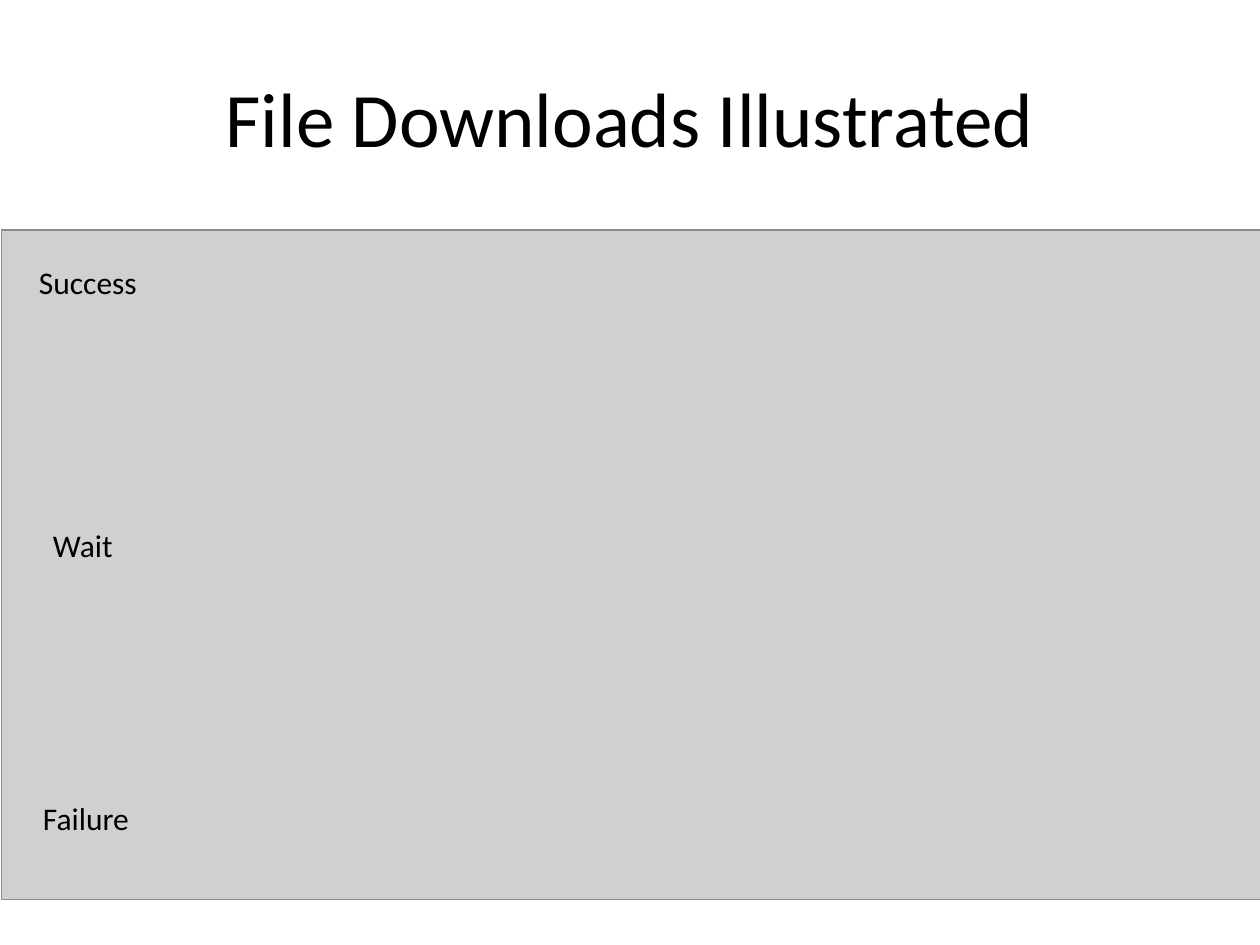
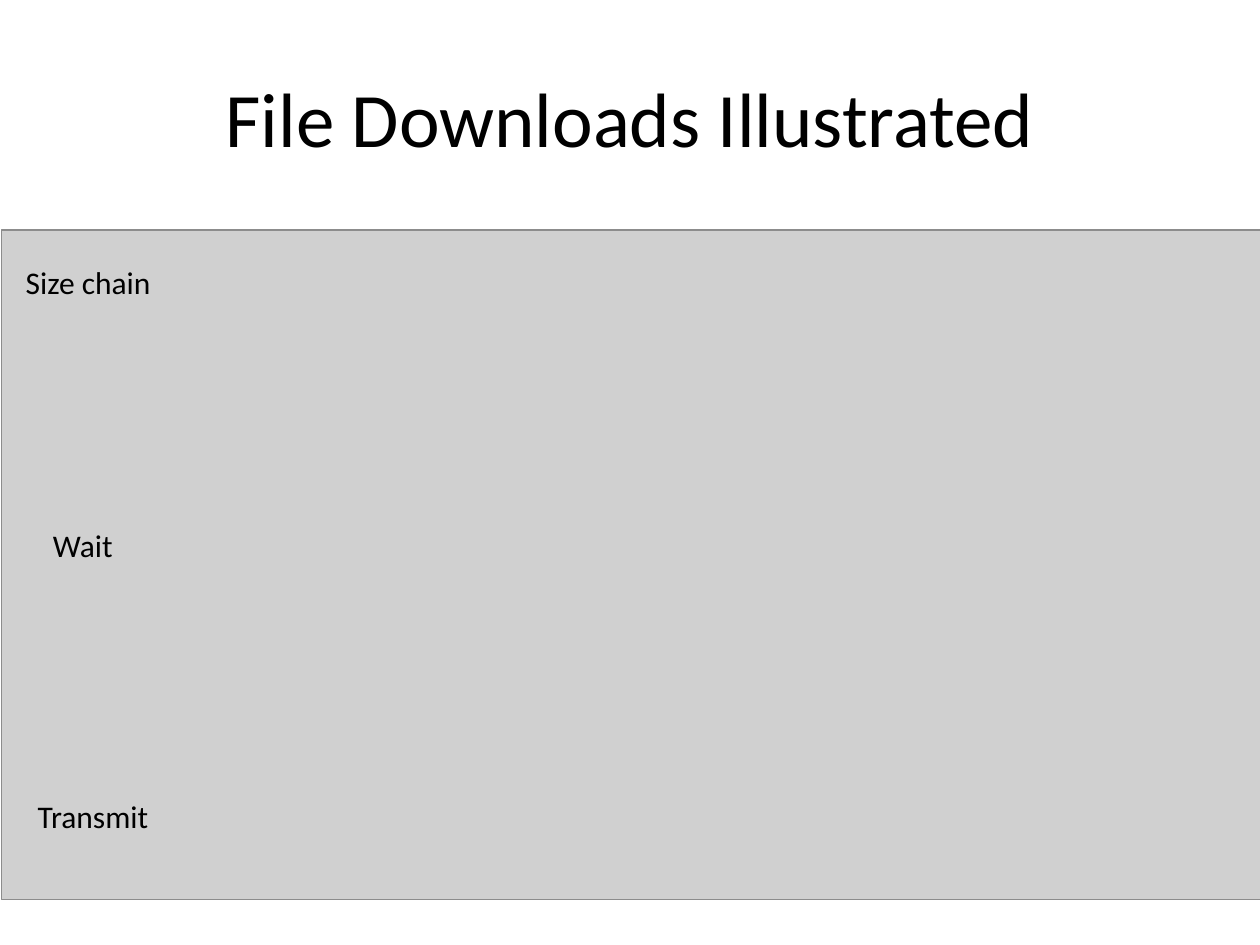
Before and after one commit to tamirh-uci/HeteroTrafficModels, a slide deck: slide 17 of presentation/slides.pptx. Drawn at 1260x945 pixels with LibreOffice and Linux fonts; fonts in the diff are those of the drawing; grey boxes stand for pictures. Boxes give left, top, right and bottom in pixels: in the first picture for what was removed or moved away, otherwise in the second. Text is boxed around its words. In the diff, an @@ line names an element or a change of style, - is before the commit and + after.

```diff
--- a/presentation/slides.pptx
+++ b/presentation/slides.pptx
@@ text at bbox=[26, 272, 151, 295]: text changed @@
-Success
+Size chain
@@ text at bbox=[38, 806, 149, 829]: text changed @@
-Failure
+Transmit
```
Also in this commit, not shown: 1 other slide changed.
